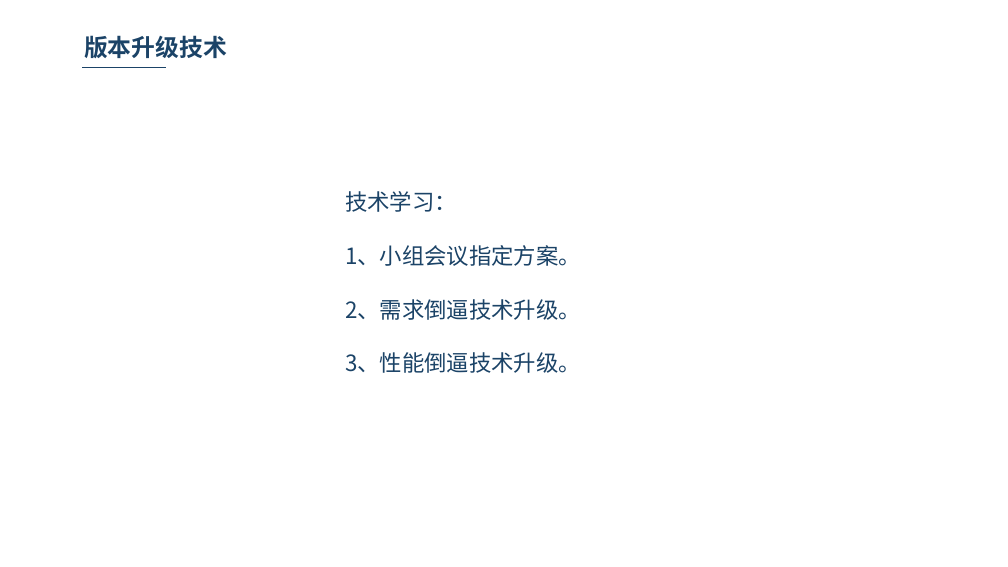
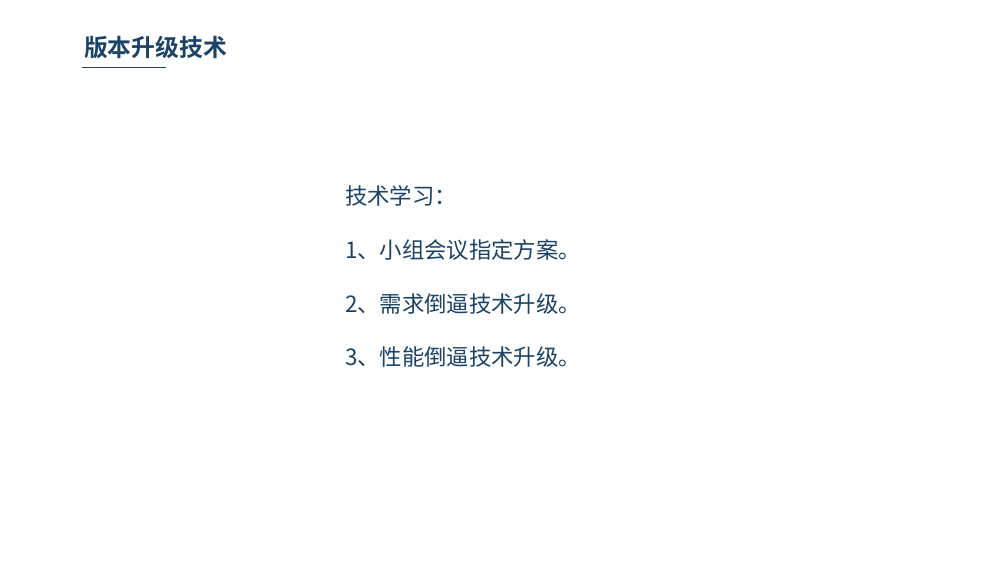
Before and after one commit to WatermelonOj/WORD-PPT, a slide deck: slide 17 of PPT/发布与部署.pptx (slide 13 before the commit). Drawn at 1008x567 pixels with LibreOffice and Linux fonts; fonts in the diff are those of the drawing; background and template pictures are left out. Boxes give left, top, right and bottom in pixels: in the first picture for what was removed or moved away, otherwise in the second. Text is boxed around its words. In the diff, an @@ line names an element or a change of style, - is before the commit and + after.

```diff
--- a/PPT/发布与部署.pptx
+++ b/PPT/发布与部署.pptx
@@ text "技术学习：": place and size @@
-text "技术学习：" at (345,191,581,373)
+text "技术学习：" at (345,185,581,367)
```
Also in this commit, not shown: 4 other slides changed, 4 slides added.
